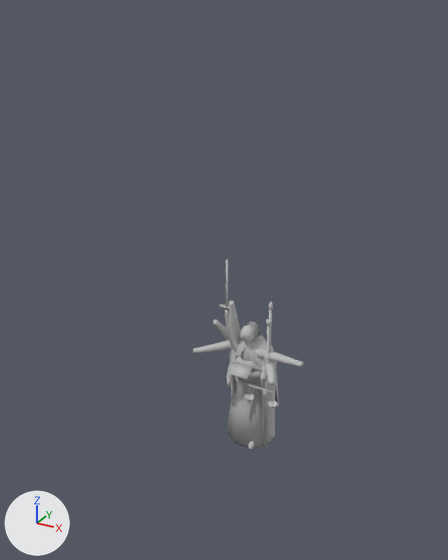
An edit to the Blender file models/statues.blend, drawn before and after from the same camera.
Before and after are seen from a camera (50 mm lens) standing at (3.05, -6.29, 5.41) and looking at (-0.01, -0.71, 2.62). The axes (+X, +Y, +Z) are drawn at lower left. The lights are the same throughout. The first picture is the older version.

Names of what the first picture shows: 'fig_allegory', 'fig_cloaked', 'fig_friar', 'fig_justice', 'fig_larkin' and 6 more.
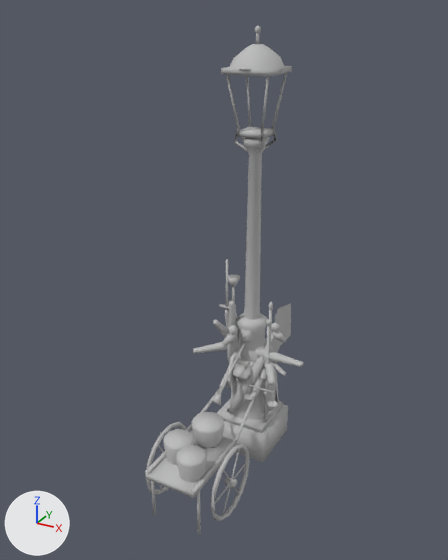
Pixel boxes [x1, y1, x2, y2] of what changed, in the pictures (448 x 560 px):
'fig_seahorse_lamp', added
    after: [217, 26, 292, 462]
'fig_molly', added
    after: [145, 366, 265, 534]
'fig_herald', added
    after: [211, 304, 291, 405]
'fig_torchbearer', added (mostly hidden)
    after: [227, 274, 240, 311]
'fig_friar', unchanged, covered by the edit
    before: [227, 300, 276, 446]
    after: [228, 300, 276, 385]

Edits to the bpy script that builds the scene:
```text
Add me_fig_seahorse_lamp:
    me_fig_seahorse_lamp.from_pydata(...)  # 590 vertices, 515 faces; spans x -0.39..0.47, y -0.43..0.39, z 0.0..5.24
    me_fig_seahorse_lamp.polygons.foreach_set('use_smooth', [True] * 515)
    me_fig_seahorse_lamp.materials.append(mat_st_figure)  # grey #bcbcbc
Add me_fig_torchbearer_001:
    me_fig_torchbearer_001.from_pydata(...)  # 734 vertices, 718 faces; spans x -0.33..0.33, y -0.27..0.27, z 0.02..2.36
    me_fig_torchbearer_001.polygons.foreach_set('use_smooth', [True] * 718)
    me_fig_torchbearer_001.materials.append(mat_st_figure)  # grey #bcbcbc
Add me_fig_molly:
    me_fig_molly.from_pydata(...)  # 1137 vertices, 1043 faces; spans x -0.49..0.49, y -1.96..0.33, z 0.0..1.77
    me_fig_molly.polygons.foreach_set('use_smooth', [True] * 1043)
    me_fig_molly.materials.append(mat_st_figure)  # grey #bcbcbc
Add me_fig_herald_001:
    me_fig_herald_001.from_pydata(...)  # 586 vertices, 627 faces; spans x -0.3..0.57, y -0.9..0.6, z 0.02..1.87
    me_fig_herald_001.polygons.foreach_set('use_smooth', [True] * 627)
    me_fig_herald_001.materials.append(mat_st_figure)  # grey #bcbcbc
Add ob_fig_seahorse_lamp:
    ob_fig_seahorse_lamp = bpy.data.objects.new('fig_seahorse_lamp', me_fig_seahorse_lamp)
    ob_fig_seahorse_lamp.location = (0.0, 0.0, 0.0)
Add ob_fig_torchbearer:
    ob_fig_torchbearer = bpy.data.objects.new('fig_torchbearer', me_fig_torchbearer_001)
    ob_fig_torchbearer.location = (0.0, 0.0, 0.0)
Add ob_fig_molly:
    ob_fig_molly = bpy.data.objects.new('fig_molly', me_fig_molly)
    ob_fig_molly.location = (0.0, 0.0, 0.0)
Add ob_fig_herald:
    ob_fig_herald = bpy.data.objects.new('fig_herald', me_fig_herald_001)
    ob_fig_herald.location = (0.0, 0.0, 0.0)
```
